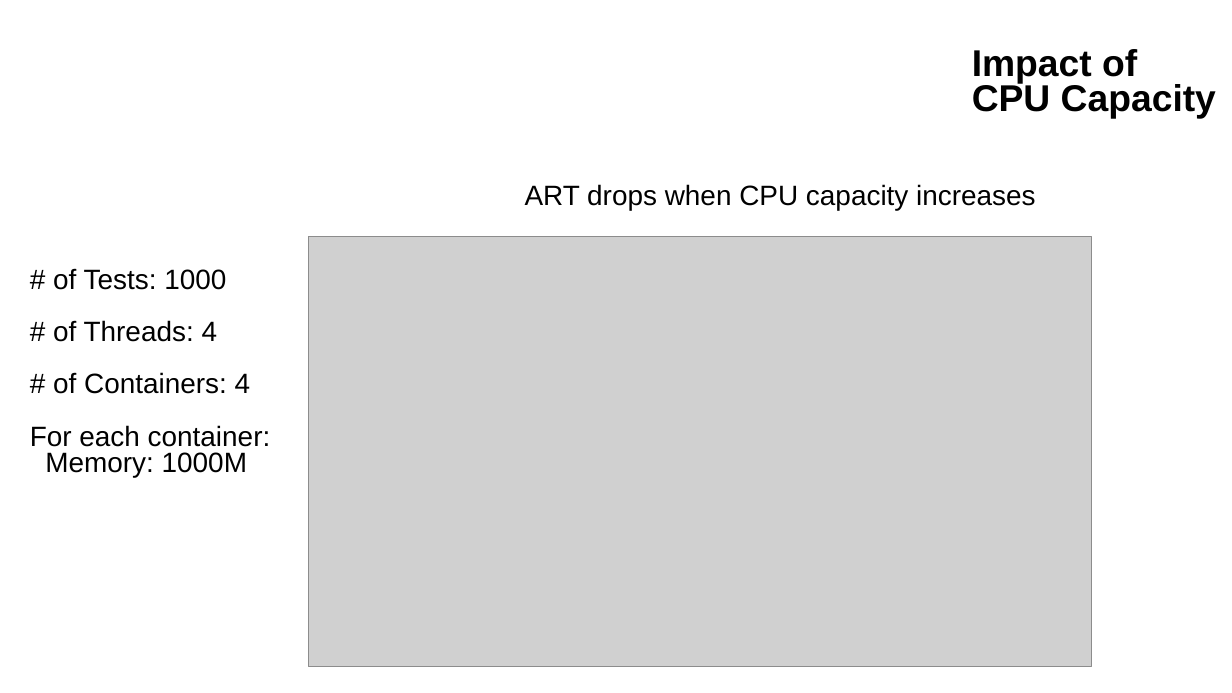
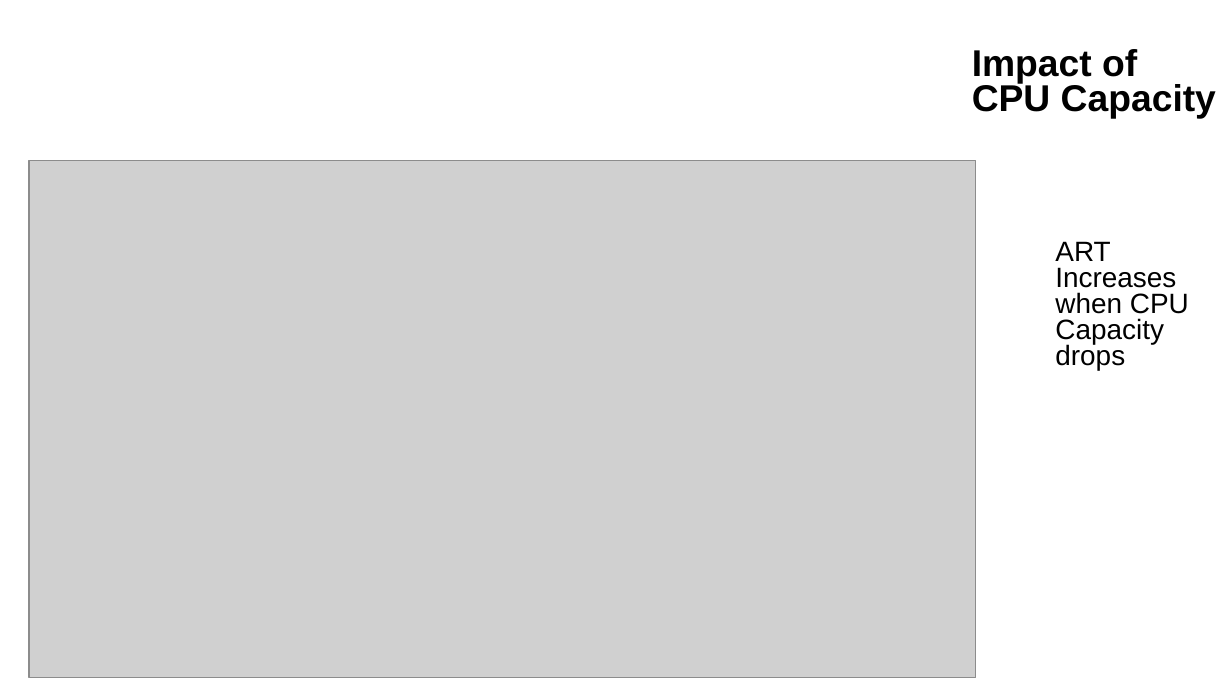
Before and after one commit to bharat-robotics/model_serving, a slide deck: slide 14 of MidTerm_Report/P3-midterm-progress-report-slides.ppt. Drawn at 1232x693 pixels with LibreOffice and Linux fonts; fonts in the diff are those of the drawing; grey boxes stand for pictures; background and template pictures are left out. Boxes give left, top, right and bottom in pixels: in the first picture for what was removed or moved away, otherwise in the second. Text is boxed around its words. In the diff, an @@ line names an element or a change of style, - is before the commit and + after.

```diff
--- a/MidTerm_Report/P3-midterm-progress-report-slides.ppt
+++ b/MidTerm_Report/P3-midterm-progress-report-slides.ppt
@@ picture resized from (x1=309, y1=237, x2=1092, y2=667) to (x1=29, y1=160, x2=976, y2=677) @@
@@ text removed at (x1=30, y1=268, x2=271, y2=477) @@
-# of Tests: 1000
-# of Threads: 4
-# of Containers: 4
-For each container:
-Memory: 1000M
@@ text at (x1=1055, y1=241, x2=1189, y2=371): text changed @@
-ART drops when CPU capacity increases
+ART
+Increases
+when CPU
+Capacity
+drops
```
Also in this commit, not shown: 3 other slides changed, 1 other file.
